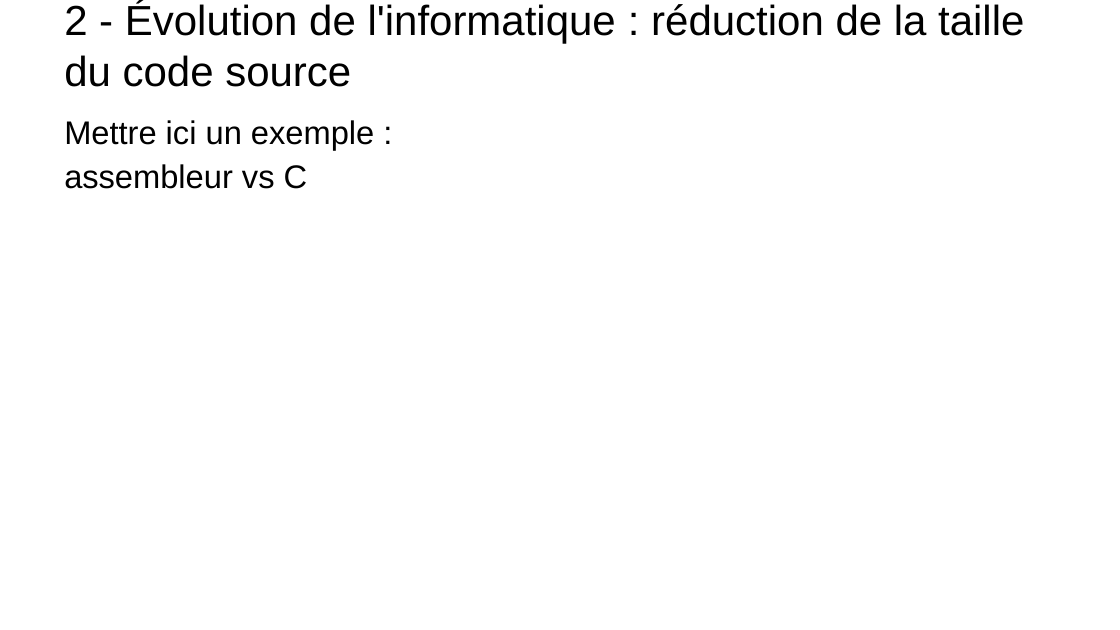
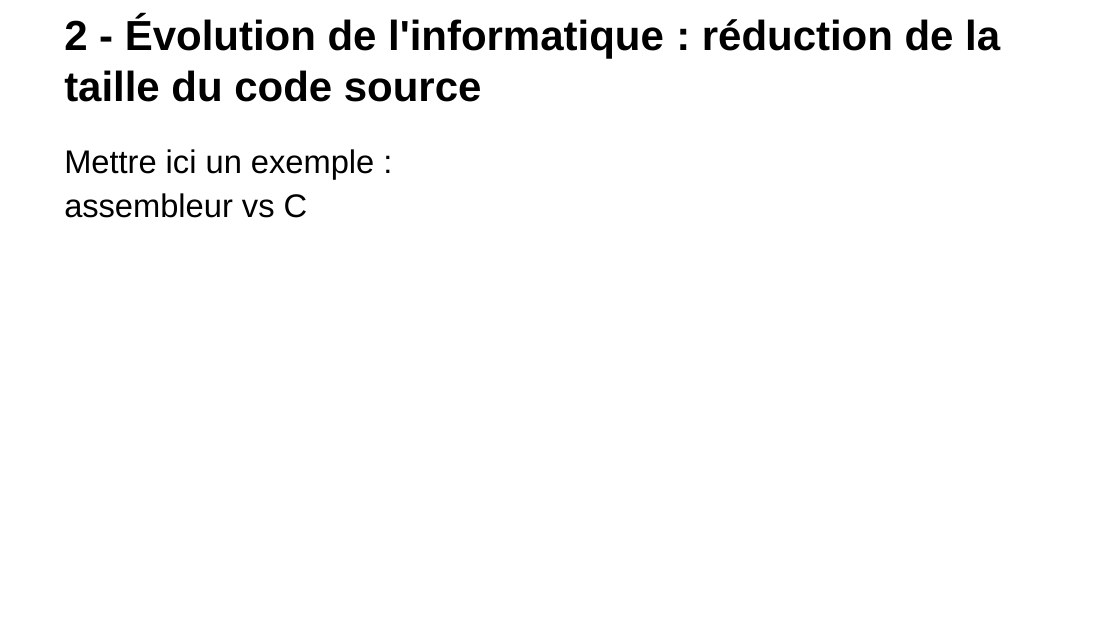
Before and after one commit to t-tortosa/cppCourses, a slide deck: slide 7 of POO.pptx. Drawn at 1120x630 pixels with LibreOffice and Linux fonts; fonts in the diff are those of the drawing; background and template pictures are left out. Boxes give left, top, right and bottom in pixels: in the first picture for what was removed or moved away, otherwise in the second. Text is boxed around its words. In the diff, an @@ line names an element or a change of style, - is before the commit and + after.

```diff
--- a/POO.pptx
+++ b/POO.pptx
@@ title "2 - Évolution de l'informatique ...": place and size @@
-title "2 - Évolution de l'informatique ..." at (64,2,1024,87)
+title "2 - Évolution de l'informatique ..." at (64,17,1000,102)
@@ title "2 - Évolution de l'informatique ..." at (64,17,1000,102): bold on @@
@@ text "Mettre ici un exemple : ...": place and size @@
-text "Mettre ici un exemple : ..." at (64,120,374,189)
+text "Mettre ici un exemple : ..." at (64,149,374,218)
```
Also in this commit, not shown: 35 other slides changed, 8 slides added, 2 other files.
